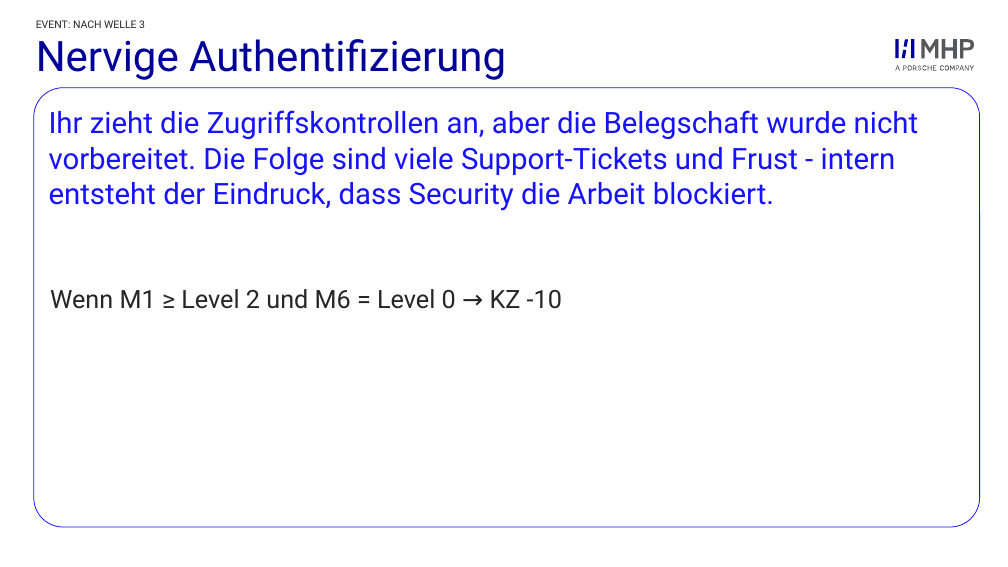
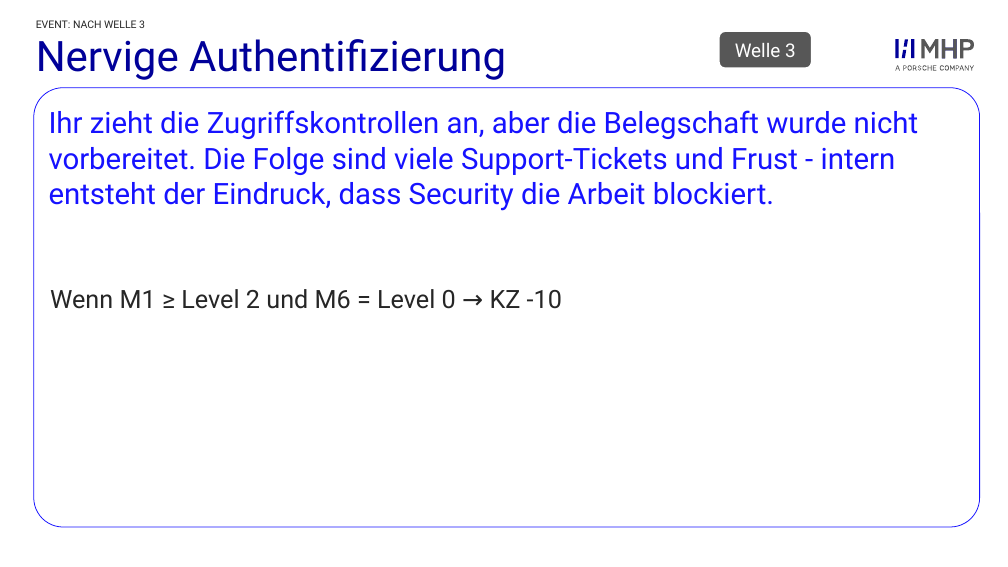
Before and after one commit to ClaudioSt/security-planspiel, a slide deck: slide 8 of final_documents/Events_Security-Game.pptx. Drawn at 1008x567 pixels with LibreOffice and Linux fonts; fonts in the diff are those of the drawing; background and template pictures are left out. Boxes give left, top, right and bottom in pixels: in the first picture for what was removed or moved away, otherwise in the second. Text is boxed around its words. In the diff, an @@ line names an element or a change of style, - is before the commit and + after.

Commit message:
farbige level und welle

```diff
--- a/final_documents/Events_Security-Game.pptx
+++ b/final_documents/Events_Security-Game.pptx
@@ rounded rectangle added at <box>719,31,812,69</box>, fill #575757, outline #FFFFFF 2 pt, 18 pt, text #FFFFFF @@
+Welle 3
```
Also in this commit, not shown: 8 other slides changed, 4 other files.
